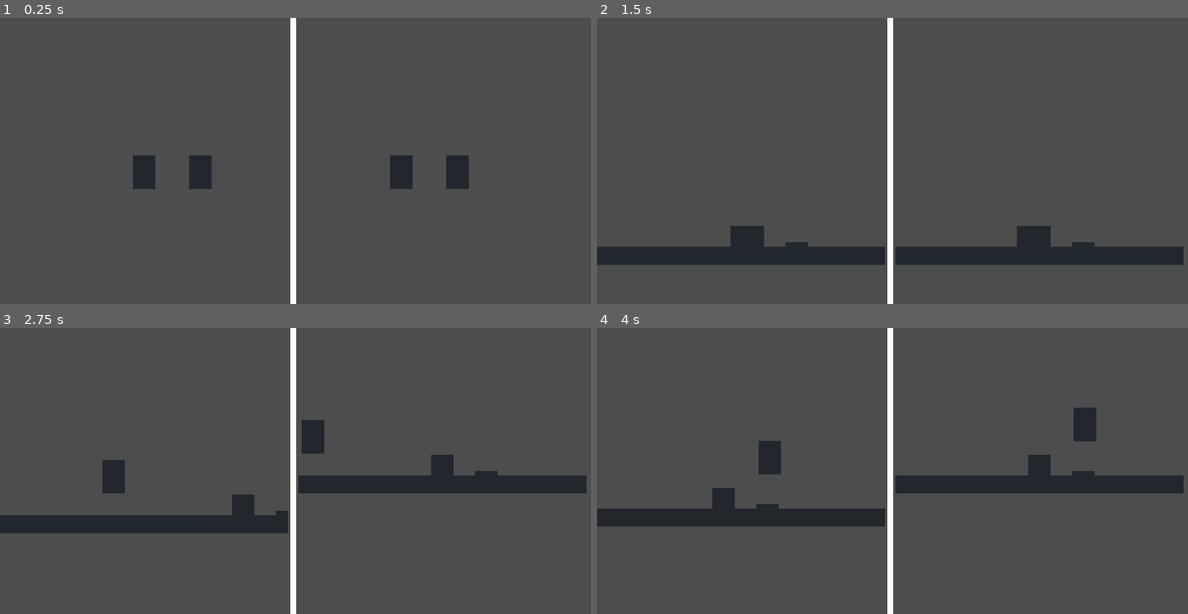
Above: before the commit, frames 1-4 (two rows, left to right).
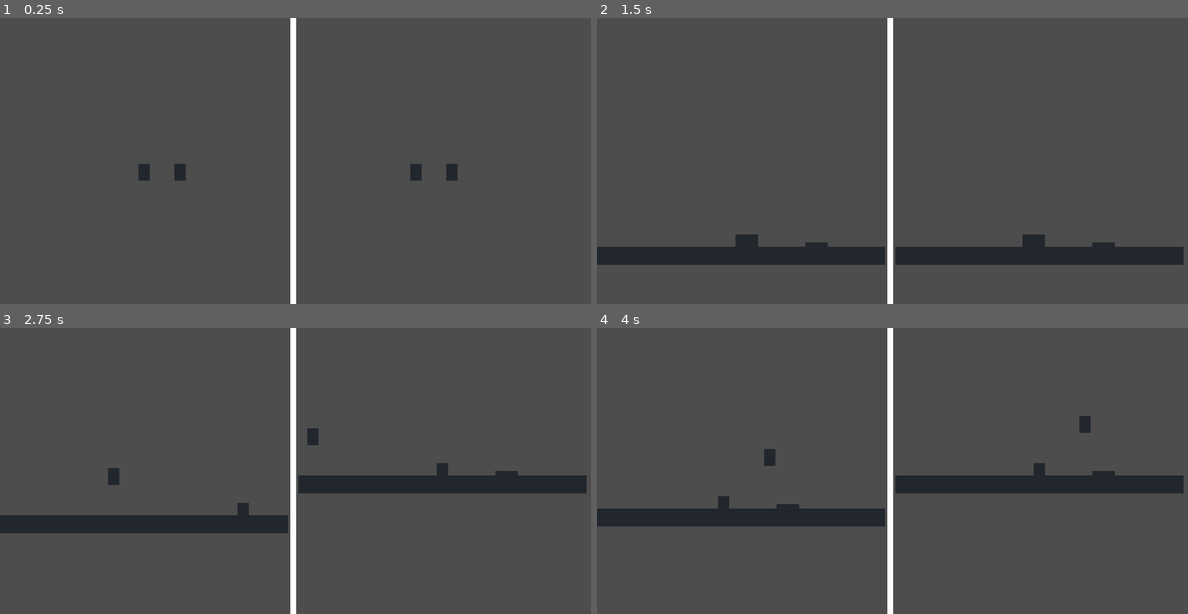
Above: after the commit, the same moments.

Repository: lindenzheng/orthogonal
Game: Godot game, scene res://scenes/game.tscn
Same seed, same stepped clock (60 frames per second), same inputs: the game is played once before the commit and once after it.
Inputs:
- Up to frame 1 (0.25 s): no input
- Up to frame 2 (1.5 s): hold D (p1_move_right) from 0.53 s (still down); tap W (p1_interact) at 0.6, 1.35 s
- Up to frame 3 (2.75 s): release D (p1_move_right) at 2.03 s; hold A (p1_move_left) from 2.03 s (still down); tap W (p1_interact) at 2.1 s
- Up to frame 4 (4 s): release A (p1_move_left) at 2.78 s; hold D (p1_move_right) from 2.78 s (still down); tap W (p1_interact) at 2.85, 3.6 s

The runs differ from the first frame. In frame 1, 1.7% of the frame differs, in the area x 22-80%, y 47-60%; in frame 2, 0.7%; in frame 3, 1.2%; in frame 4, 1.3%.

Commit message:
Adjust player sprites to match up with hitbox, merged player scripts

Diff:
--- a/scenes/level.tscn
+++ b/scenes/level.tscn
@@ -1,15 +1,10 @@
-[gd_scene load_steps=12 format=3 uid="uid://jbpbc80kq8s2"]
+[gd_scene load_steps=8 format=3 uid="uid://jbpbc80kq8s2"]
 
-[ext_resource type="Script" uid="uid://bus8f4cuawx0t" path="res://scripts/player1.gd" id="1_b121j"]
-[ext_resource type="Resource" uid="uid://bwt8l18karmti" path="res://scripts/player1_controls.tres" id="2_8c41q"]
-[ext_resource type="Texture2D" uid="uid://d2jl1eiwug3dt" path="res://assets/sprites/player.png" id="3_olg7q"]
-[ext_resource type="Script" uid="uid://bovfbxib5jekm" path="res://scripts/player2.gd" id="4_t1rx8"]
+[ext_resource type="PackedScene" uid="uid://dqbmj5ii7qrqs" path="res://scenes/player.tscn" id="1_mx8sn"]
 [ext_resource type="Resource" uid="uid://do2evqt18sebb" path="res://scripts/player2_controls.tres" id="5_8iemx"]
 [ext_resource type="Texture2D" uid="uid://dxnbgy55af4o4" path="res://assets/sprites/floor.png" id="6_64w2a"]
 [ext_resource type="Script" uid="uid://yphukippswpf" path="res://scripts/button.gd" id="7_fpun6"]
 [ext_resource type="Texture2D" uid="uid://cwvvg8foqd5g2" path="res://assets/sprites/pixel.png" id="8_wc255"]
-
-[sub_resource type="CapsuleShape2D" id="CapsuleShape2D_0hol4"]
 
 [sub_resource type="RectangleShape2D" id="RectangleShape2D_0e48y"]
 size = Vector2(360, 16)
@@ -19,26 +14,11 @@
 
 [node name="Level" type="Node2D"]
 
-[node name="Player1" type="CharacterBody2D" parent="."]
-script = ExtResource("1_b121j")
-controls = ExtResource("2_8c41q")
+[node name="Player1" parent="." instance=ExtResource("1_mx8sn")]
 
-[node name="CollisionShape2D" type="CollisionShape2D" parent="Player1"]
-shape = SubResource("CapsuleShape2D_0hol4")
-
-[node name="Sprite2D" type="Sprite2D" parent="Player1"]
-texture = ExtResource("3_olg7q")
-
-[node name="Player2" type="CharacterBody2D" parent="."]
-position = Vector2(100, 0)
-script = ExtResource("4_t1rx8")
+[node name="Player2" parent="." instance=ExtResource("1_mx8sn")]
+position = Vector2(64, 0)
 controls = ExtResource("5_8iemx")
-
-[node name="CollisionShape2D" type="CollisionShape2D" parent="Player2"]
-shape = SubResource("CapsuleShape2D_0hol4")
-
-[node name="Sprite2D" type="Sprite2D" parent="Player2"]
-texture = ExtResource("3_olg7q")
 
 [node name="Floor" type="StaticBody2D" parent="."]
 position = Vector2(0, 1000)
--- /dev/null
+++ b/scenes/player.tscn
@@ -0,0 +1,19 @@
+[gd_scene load_steps=5 format=3 uid="uid://dqbmj5ii7qrqs"]
+
+[ext_resource type="Script" uid="uid://bus8f4cuawx0t" path="res://scripts/player.gd" id="1_qhqgy"]
+[ext_resource type="Resource" uid="uid://bwt8l18karmti" path="res://scripts/player1_controls.tres" id="2_dqkch"]
+[ext_resource type="Texture2D" uid="uid://d2jl1eiwug3dt" path="res://assets/sprites/player.png" id="3_qlg0r"]
+
+[sub_resource type="CapsuleShape2D" id="CapsuleShape2D_0hol4"]
+
+[node name="Player1" type="CharacterBody2D"]
+script = ExtResource("1_qhqgy")
+controls = ExtResource("2_dqkch")
+
+[node name="CollisionShape2D" type="CollisionShape2D" parent="."]
+shape = SubResource("CapsuleShape2D_0hol4")
+
+[node name="Sprite2D" type="Sprite2D" parent="."]
+position = Vector2(4.7683716e-07, 0)
+scale = Vector2(0.5, 0.5)
+texture = ExtResource("3_qlg0r")
--- a/scripts/player2.gd
+++ /dev/null
@@ -1,26 +0,0 @@
-extends CharacterBody2D
-
-
-const SPEED = 300.0
-const JUMP_VELOCITY = -400.0
-
-@export var controls: PlayerControls = null
-
-func _physics_process(delta: float) -> void:
-	# Add the gravity.
-	if not is_on_floor():
-		velocity += get_gravity() * delta
-
-	# Handle jump.
-	if Input.is_action_just_pressed(controls.interact) and is_on_floor():
-		velocity.y = JUMP_VELOCITY
-
-	# Get the input direction and handle the movement/deceleration.
-	# As good practice, you should replace UI actions with custom gameplay actions.
-	var direction := Input.get_action_strength(controls.move_right) - Input.get_action_strength(controls.move_left)
-	if direction:
-		velocity.x = direction * SPEED
-	else:
-		velocity.x = move_toward(velocity.x, 0, SPEED)
-
-	move_and_slide()
Renamed: scripts/player1.gd -> scripts/player.gd
Renamed: scripts/player1.gd.uid -> scripts/player.gd.uid
Not shown, removed: scripts/player2.gd.uid
